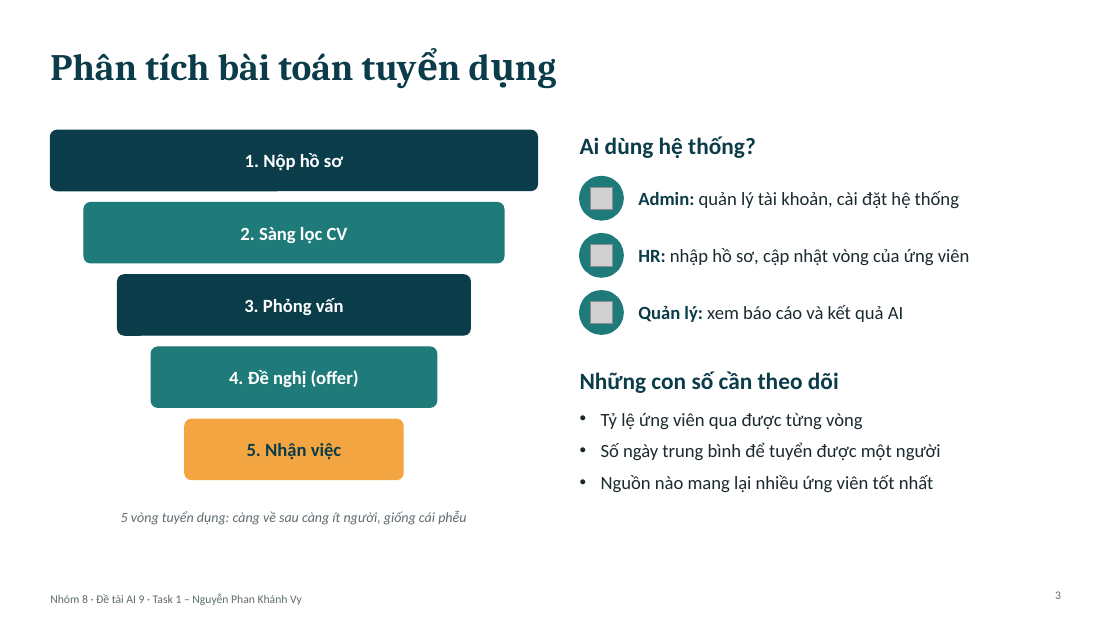
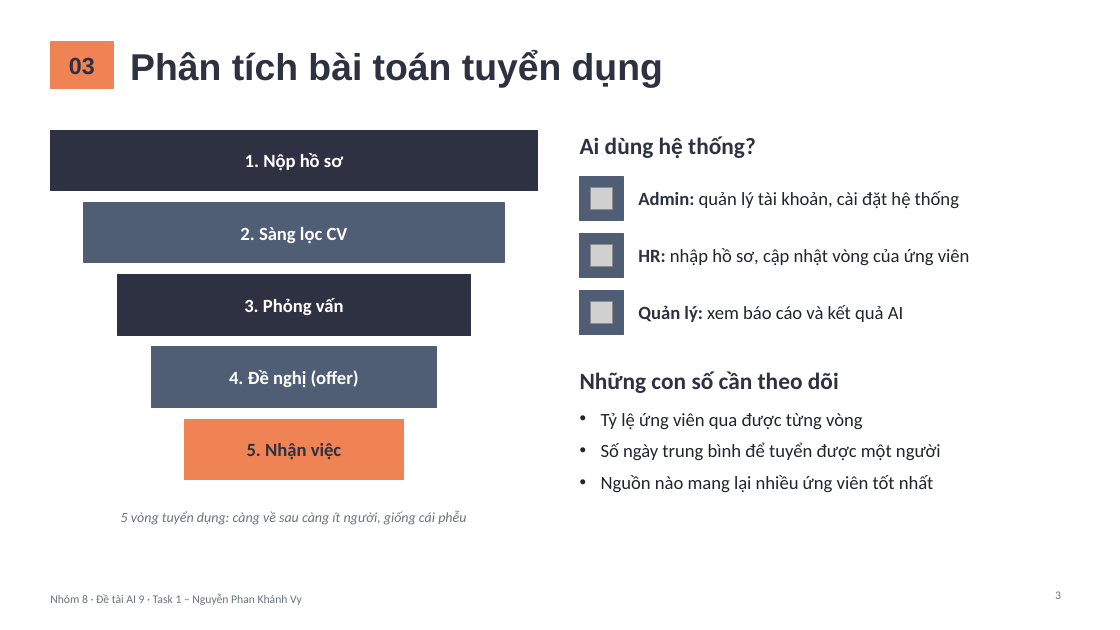
Before and after one commit to PhucHoang3010/Vietnamese-News-Classification, a slide deck: slide 3 of bai_tap_python_nhom8/task1_nguyen_phan_khanh_vy/2431540032_NguyenPhanKhanhVy.pptx. Drawn at 1120x630 pixels with LibreOffice and Linux fonts; fonts in the diff are those of the drawing; grey boxes stand for pictures. Boxes give left, top, right and bottom in pixels: in the first picture for what was removed or moved away, otherwise in the second. Text is boxed around its words. In the diff, an @@ line names an element or a change of style, - is before the commit and + after.

```diff
--- a/bai_tap_python_nhom8/task1_nguyen_phan_khanh_vy/2431540032_NguyenPhanKhanhVy.pptx
+++ b/bai_tap_python_nhom8/task1_nguyen_phan_khanh_vy/2431540032_NguyenPhanKhanhVy.pptx
@@ title "Phân tích bài toán tuyển ...": place and size @@
-title "Phân tích bài toán tuyển ..." at box(50, 53, 353, 81)
+title "Phân tích bài toán tuyển ..." at box(130, 50, 663, 87)
@@ title "Phân tích bài toán tuyển ..." at box(130, 50, 663, 87): font Cambria to Arial, text colour #0B3C49 to #2D3142 @@
@@ rectangle added at box(50, 42, 113, 88), fill #EF8354, outline #EF8354 1 pt @@
@@ text added at box(69, 57, 95, 75), 20 pt, text #2D3142, bold @@
+03
@@ rounded rectangle removed at box(50, 130, 538, 191) @@
@@ rectangle added at box(50, 130, 538, 191), fill #2D3142, outline #2D3142 1 pt @@
@@ ellipse removed at box(580, 176, 623, 220) @@
@@ rectangle added at box(580, 176, 623, 220), fill #4F5D75, outline #4F5D75 1 pt @@
@@ text "Admin: quản lý tài khoản, ..." at box(638, 191, 959, 208): text colour #0B3C49 to #2D3142 in "Admin:"; text colour #1B2A2F to #22252E in "quản lý tài khoản, cài đặt hệ ..." @@
@@ rounded rectangle removed at box(84, 202, 504, 263) @@
@@ rectangle added at box(84, 202, 504, 263), fill #4F5D75, outline #4F5D75 1 pt @@
@@ ellipse removed at box(580, 234, 623, 277) @@
@@ rectangle added at box(580, 234, 623, 277), fill #4F5D75, outline #4F5D75 1 pt @@
@@ text "HR: nhập hồ sơ, cập ..." at box(638, 248, 970, 265): text colour #0B3C49 to #2D3142 in "HR:"; text colour #1B2A2F to #22252E @@
@@ rounded rectangle removed at box(118, 275, 471, 335) @@
@@ rectangle added at box(118, 275, 471, 335), fill #2D3142, outline #2D3142 1 pt @@
@@ ellipse removed at box(580, 291, 623, 334) @@
@@ rectangle added at box(580, 291, 623, 334), fill #4F5D75, outline #4F5D75 1 pt @@
@@ text "Quản lý: xem báo cáo ..." at box(638, 305, 903, 322): text colour #0B3C49 to #2D3142 in "Quản lý:"; text colour #1B2A2F to #22252E in "xem báo cáo và kết quả AI" @@
@@ rounded rectangle removed at box(151, 347, 437, 408) @@
@@ rectangle added at box(151, 347, 437, 408), fill #4F5D75, outline #4F5D75 1 pt @@
@@ text colour #0B3C49 to #2D3142 in 3 elements at box(247, 443, 341, 460), box(580, 136, 756, 158), box(580, 371, 839, 393) @@
@@ rounded rectangle removed at box(185, 419, 403, 480) @@
@@ rectangle added at box(185, 419, 403, 480), fill #EF8354, outline #EF8354 1 pt @@
@@ text "5 vòng tuyển dụng: càng ..." at box(121, 510, 466, 525): text colour #5E6B70 to #6B7280 @@
@@ text "Nhóm 8 · Đề tài ..." at box(50, 593, 302, 605): text colour #5E6B70 to #6B7280 @@
```
Also in this commit, not shown: 9 other slides changed.
